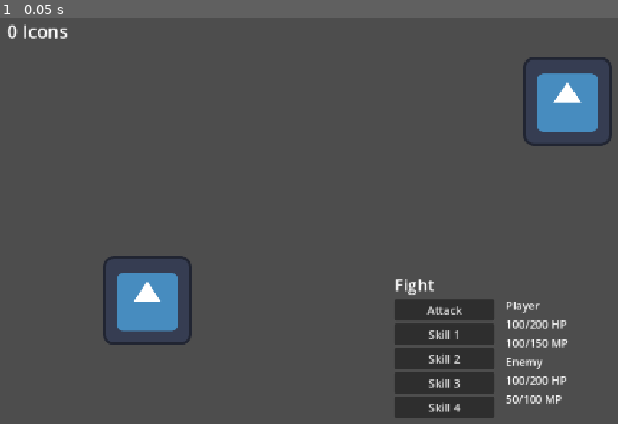
Above: before the commit, frame 1.
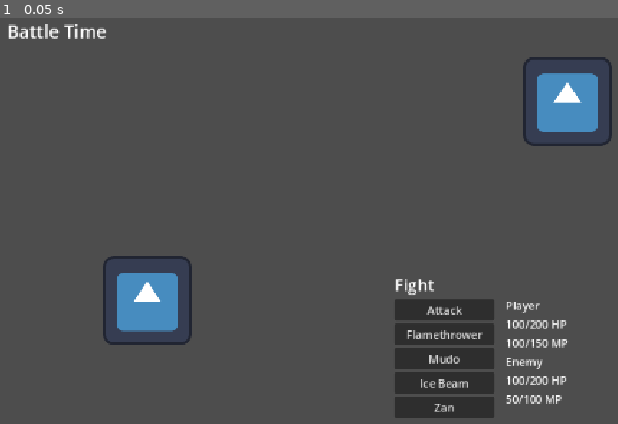
Above: after the commit, the same moment.

Repository: victordiogouf/trabalho-2-game-dev
Game: Godot game, scene res://scenes/battle.tscn
Two runs of this game, one before a commit and one after it. Both use one fixed random seed, a clock stepped at 60 frames per second and the inputs below. This scene is started directly instead of the project's main scene. The engine's default icon, where the game draws it, is replaced by a stand-in: a white triangle on a blue panel in a dark square.
Inputs:
- Up to frame 1 (0.05 s): no input

The runs differ from the first frame. In frame 1, 0.7% of the frame differs, in the area x 1-79%, y 1-98%.
Error after the commit: Invalid access to property or key 'hp' on a base object of type 'Nil'. (res://scripts/battle.gd:9)

Commit message:
Começo da implementação da batalha e correção de bugs

Diff:
--- a/scenes/battle.tscn
+++ b/scenes/battle.tscn
@@ -56,7 +56,7 @@
 offset_top = 50.0
 offset_right = 99.0
 offset_bottom = 73.0
-text = "0 Icons"
+text = "Battle Time"
 label_settings = SubResource("LabelSettings_gda3e")
 
 [node name="Stats" type="VBoxContainer" parent="." unique_id=388464095]
@@ -95,3 +95,9 @@
 layout_mode = 2
 text = "50/100 MP
 "
+
+[connection signal="pressed" from="Fight/Attack" to="." method="_on_attack_pressed"]
+[connection signal="pressed" from="Fight/Skill1" to="." method="_on_skill_1_pressed"]
+[connection signal="pressed" from="Fight/Skill2" to="." method="_on_skill_2_pressed"]
+[connection signal="pressed" from="Fight/Skill3" to="." method="_on_skill_3_pressed"]
+[connection signal="pressed" from="Fight/Skill4" to="." method="_on_skill_4_pressed"]
--- a/scenes/main.gd
+++ b/scenes/main.gd
@@ -1,10 +1,12 @@
 extends Node2D
-
+func _ready() -> void:
+	if GameState.player == null:
+		GameState.player = GameState.create_player()
 func on_enemy_collision(enemy: Node) -> void:
 	GameState.collided_enemy = enemy.data
-	enemy.queue_free()
+	enemy.queue_free.call_deferred()
 	GameState.last_scene = get_tree().current_scene
-	get_tree().change_scene_to_file("res://scenes/battle.tscn")
+	get_tree().change_scene_to_file.call_deferred("res://scenes/battle.tscn")
 
 func _on_enemies_ready(enemies: Array[Node]) -> void:
 	for enemy in enemies:
--- a/scripts/battle.gd
+++ b/scripts/battle.gd
@@ -1,8 +1,63 @@
 extends Node
-
+var playerturn:bool
+var enemyturn:bool
 func _ready() -> void:
-	pass # Replace with function body.
-
+	$Fight/Skill1.text="Flamethrower"
+	$Fight/Skill2.text="Mudo"
+	$Fight/Skill3.text="Ice Beam"
+	$Fight/Skill4.text="Zan"
+	$Stats/Player/HP.text=str(GameState.player.hp)+"/"+str(GameState.player.max_hp())+" HP"
+	$Stats/Player/MP.text=str(GameState.player.mp)+"/"+str(GameState.player.max_mp())+" MP"
+	$Stats/Enemy/HP.text=str(GameState.collided_enemy.hp)+"/"+str(GameState.collided_enemy.max_hp())+" HP"
+	$Stats/Enemy/MP.text=str(GameState.collided_enemy.mp)+"/"+str(GameState.collided_enemy.max_mp())+" MP"
+	if GameState.collided_enemy.agility()>GameState.player.agility():
+		enemyturn=true
+		playerturn=false
+	else:
+		playerturn=true
+		enemyturn=false
 # Called every frame. 'delta' is the elapsed time since the previous frame.
 func _process(delta: float) -> void:
-	pass
+	$Stats/Player/HP.text=str(GameState.player.hp)+"/"+str(GameState.player.max_hp())+" HP"
+	$Stats/Player/MP.text=str(GameState.player.mp)+"/"+str(GameState.player.max_mp())+" MP"
+	$Stats/Enemy/HP.text=str(GameState.collided_enemy.hp)+"/"+str(GameState.collided_enemy.max_hp())+" HP"
+	$Stats/Enemy/MP.text=str(GameState.collided_enemy.mp)+"/"+str(GameState.collided_enemy.max_mp())+" MP"
+
+
+func _on_attack_pressed() -> void:
+	GameState.collided_enemy.hp-=GameState.player.strength()
+
+
+func _on_skill_1_pressed() -> void:
+	var skill = GameState.player.skills[0]
+	var enemy = GameState.collided_enemy
+	var damage = GameState.player.magic()
+
+	var found_affinity = false
+
+	for affinity in enemy.elemental_affinities:
+		if skill.type == affinity.type:
+			found_affinity = true
+
+			if affinity.affinity == GameState.Affinity.weak:
+				damage *= 2
+
+			break
+
+	enemy.hp -= damage
+	GameState.player.mp -= 4
+
+func _on_skill_2_pressed() -> void:
+	GameState.collided_enemy.hp-=GameState.player.magic()
+	GameState.player.mp-=3
+
+
+
+func _on_skill_3_pressed() -> void:
+	GameState.collided_enemy.hp-=GameState.player.magic()
+	GameState.player.mp-=5
+
+
+func _on_skill_4_pressed() -> void:
+	GameState.collided_enemy.hp-=GameState.player.magic()
+	GameState.player.mp-=6
--- a/scripts/game_state.gd
+++ b/scripts/game_state.gd
@@ -156,3 +156,4 @@
 #var last_player_facing_direction: Direction
 
 var collided_enemy: Enemy
+var player: Player
